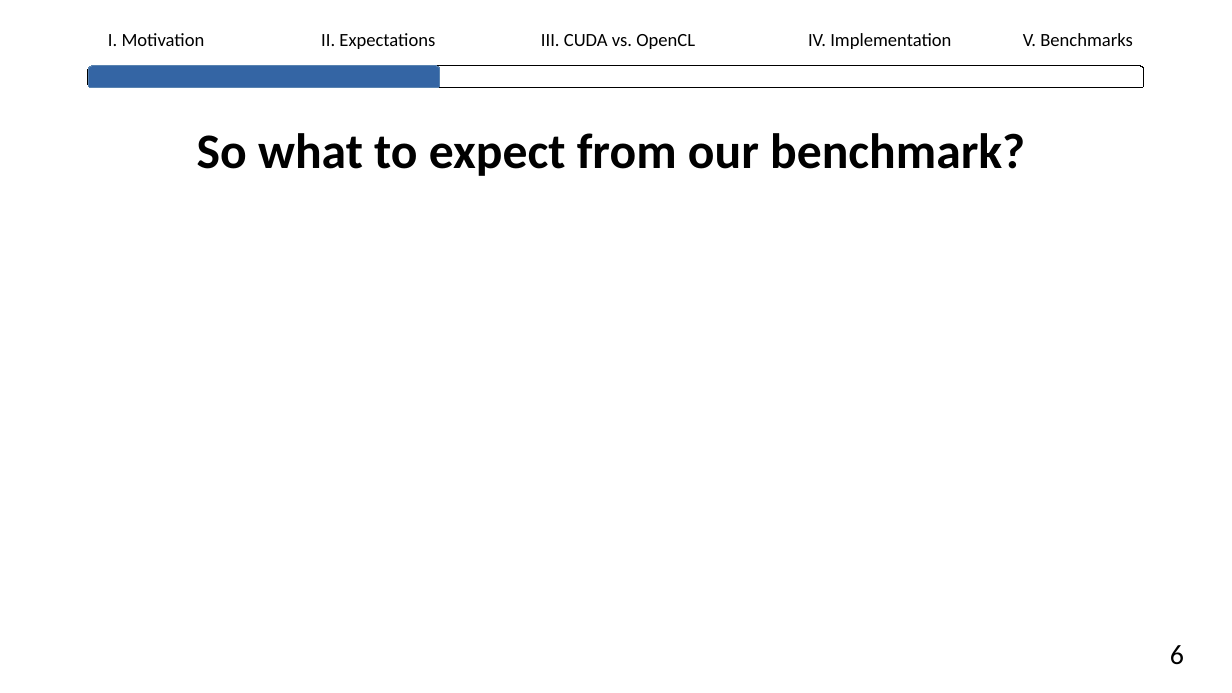
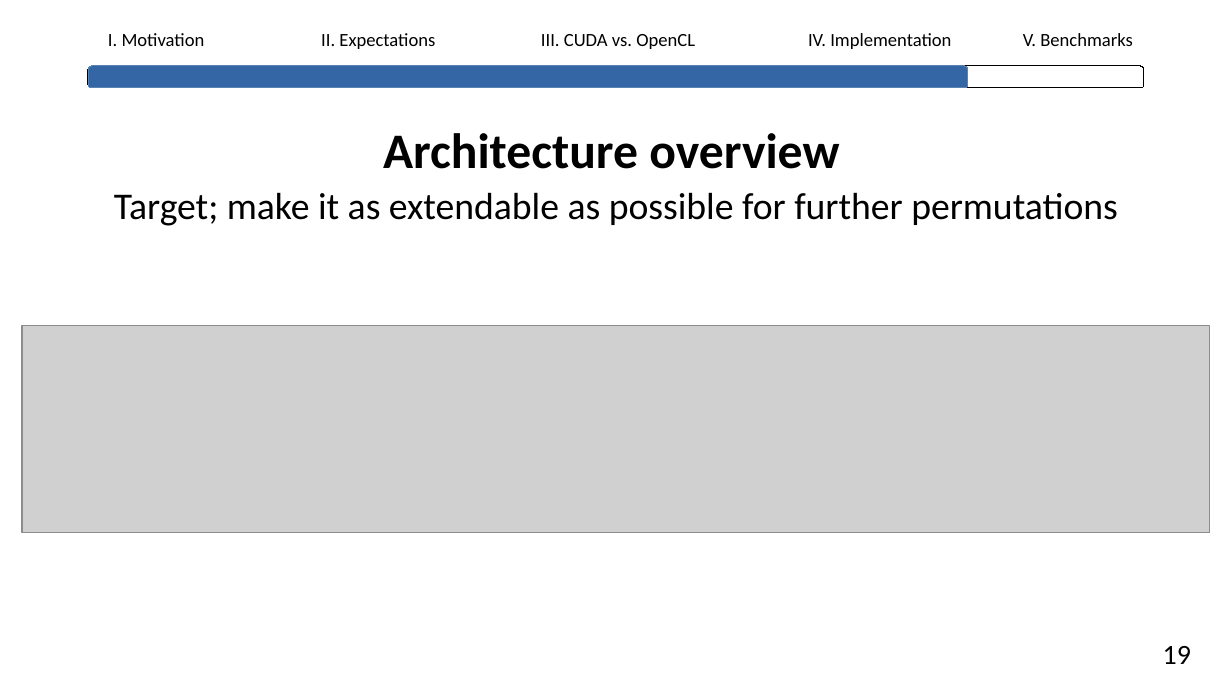
Before and after one commit to lhahner/opti-perf, a slide deck: slide 21 of docs/presentation/final-presentation.odp (slide 32 before the commit). Drawn at 1232x693 pixels with LibreOffice and Linux fonts; fonts in the diff are those of the drawing; grey boxes stand for pictures. Boxes give left, top, right and bottom in pixels: in the first picture for what was removed or moved away, otherwise in the second. Text is boxed around its words. In the diff, an @@ line names an element or a change of style, - is before the commit and + after.

```diff
--- a/docs/presentation/final-presentation.odp
+++ b/docs/presentation/final-presentation.odp
@@ rounded rectangle resized from (x1=88, y1=66, x2=440, y2=88) to (x1=88, y1=66, x2=968, y2=88) @@
@@ title at (x1=383, y1=133, x2=839, y2=169): text changed @@
-So what to expect from our benchmark?
+Architecture overview
@@ text added at (x1=114, y1=192, x2=1118, y2=226), 24.3 pt, text #000000 @@
+Target; make it as extendable as possible for further permutations
@@ picture added at (x1=22, y1=325, x2=1211, y2=532) @@
@@ text at (x1=1163, y1=646, x2=1191, y2=664): text changed @@
-6
+19
```
Also in this commit, not shown: 29 other slides changed, 3 slides added, 3 other files.
